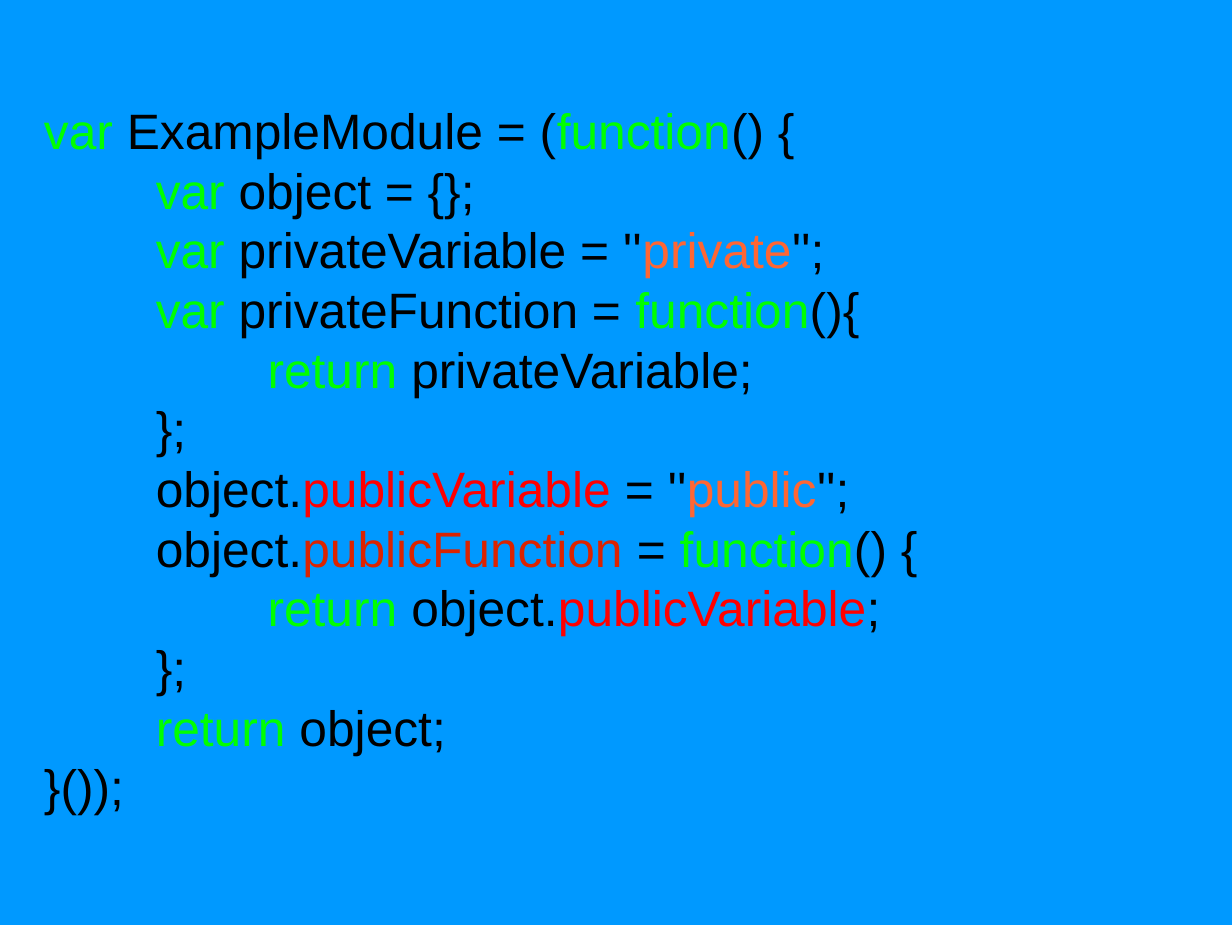
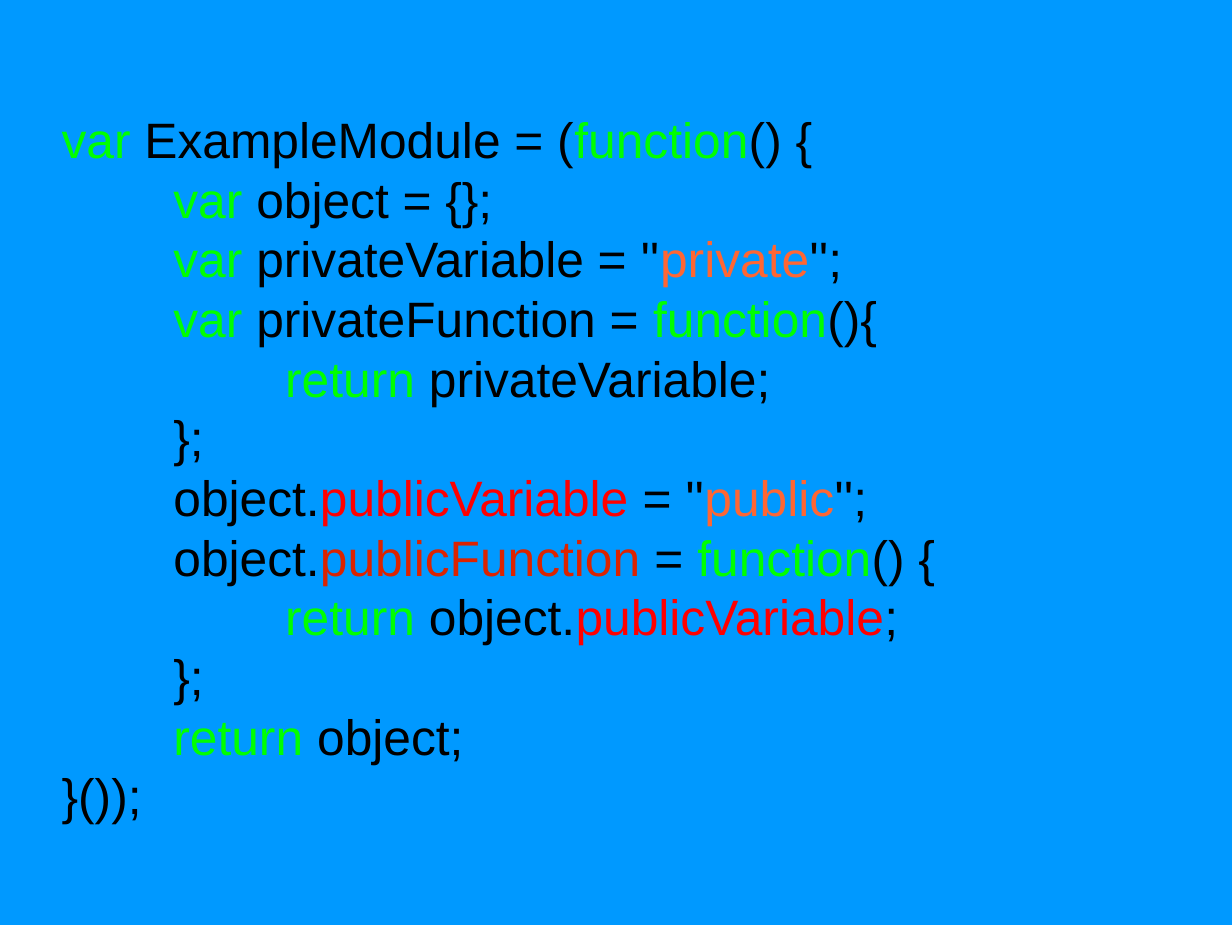
Before and after one commit to sattler/javascript-seminar-2015, a slide deck: slide 6 of presentation/Presentation.odp. Drawn at 1232x925 pixels with LibreOffice and Linux fonts; fonts in the diff are those of the drawing. Boxes give left, top, right and bottom in pixels: in the first picture for what was removed or moved away, otherwise in the second. Text is boxed around its words. In the diff, an @@ line names an element or a change of style, - is before the commit and + after.

```diff
--- a/presentation/Presentation.odp
+++ b/presentation/Presentation.odp
@@ text "var ExampleModule = (function() {": place and size @@
-text "var ExampleModule = (function() {" at [44,113,887,755]
+text "var ExampleModule = (function() {" at [62,122,904,764]
```
Also in this commit, not shown: 2 other slides changed, 4 slides added, 2 slides removed.
